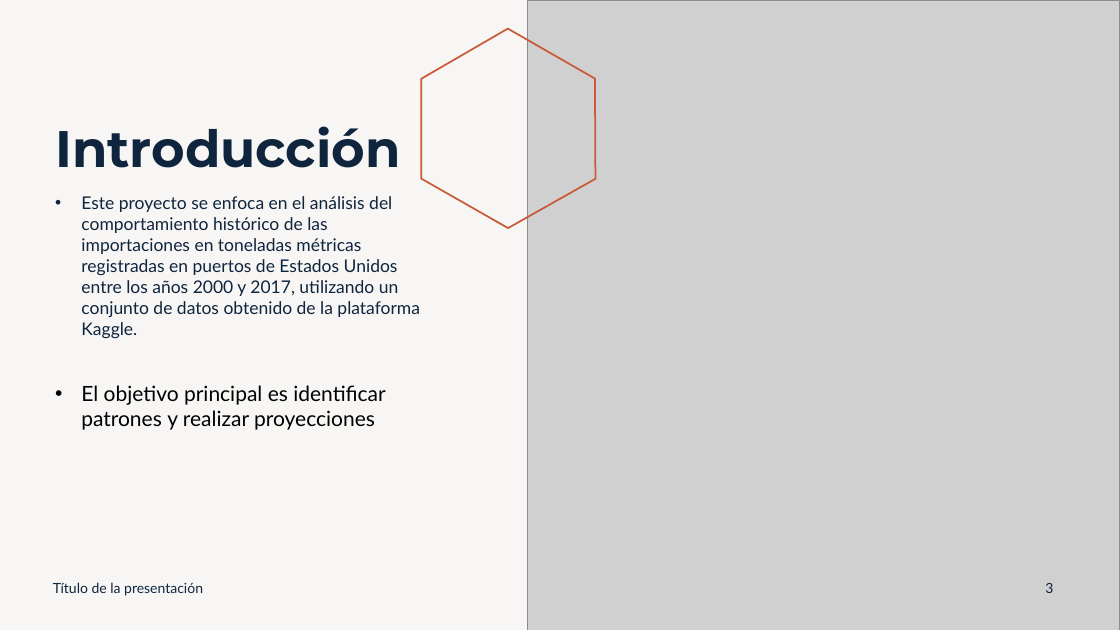
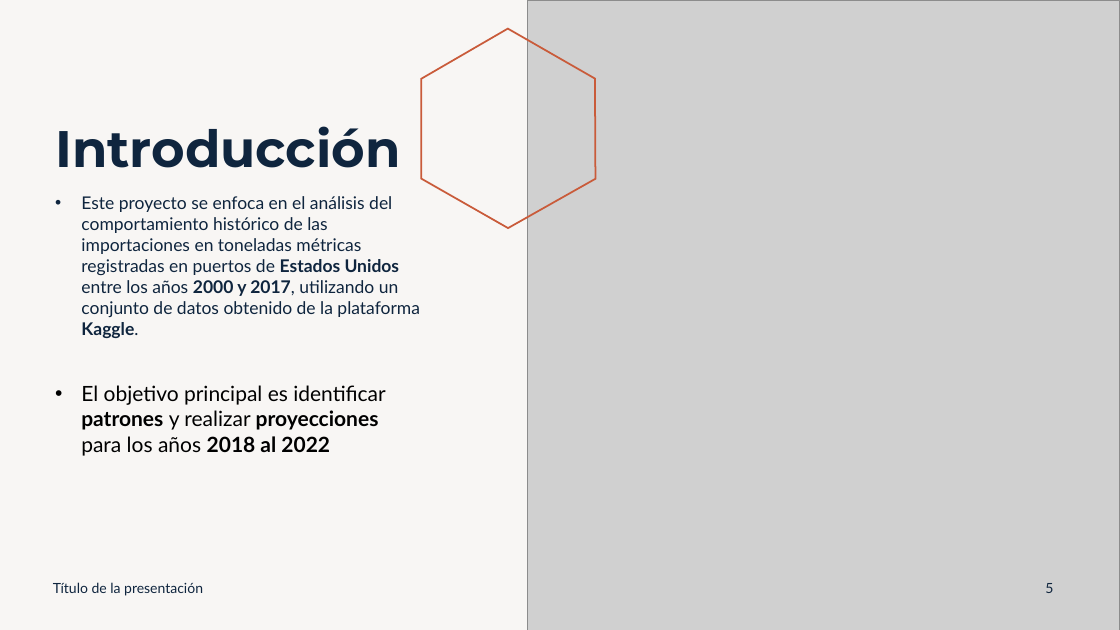
Before and after one commit to isaacmedina/usa-container-ports-timeline-series, a slide deck: slide 5 of docs/Presentacion.pptx (slide 3 before the commit). Drawn at 1120x630 pixels with LibreOffice and Linux fonts; fonts in the diff are those of the drawing; grey boxes stand for pictures. Boxes give left, top, right and bottom in pixels: in the first picture for what was removed or moved away, otherwise in the second. Text is boxed around its words. In the diff, an @@ line names an element or a change of style, - is before the commit and + after.

```diff
--- a/docs/Presentacion.pptx
+++ b/docs/Presentacion.pptx
@@ text "Este proyecto se enfoca en ..." at (81, 196, 420, 338): bold on in "Estados Unidos 2000 y 2017, Kaggle." @@
@@ text at (81, 385, 385, 456): text changed @@
-• El objetivo principal es identificar patrones y realizar proyecciones
+• El objetivo principal es identificar patrones y realizar proyecciones para los años 2018 al 2022
@@ page number at (1045, 583, 1053, 593): text changed @@
-3
+5
```
Also in this commit, not shown: 4 other slides changed, 2 slides added, 5 slides removed, 3 other files.
